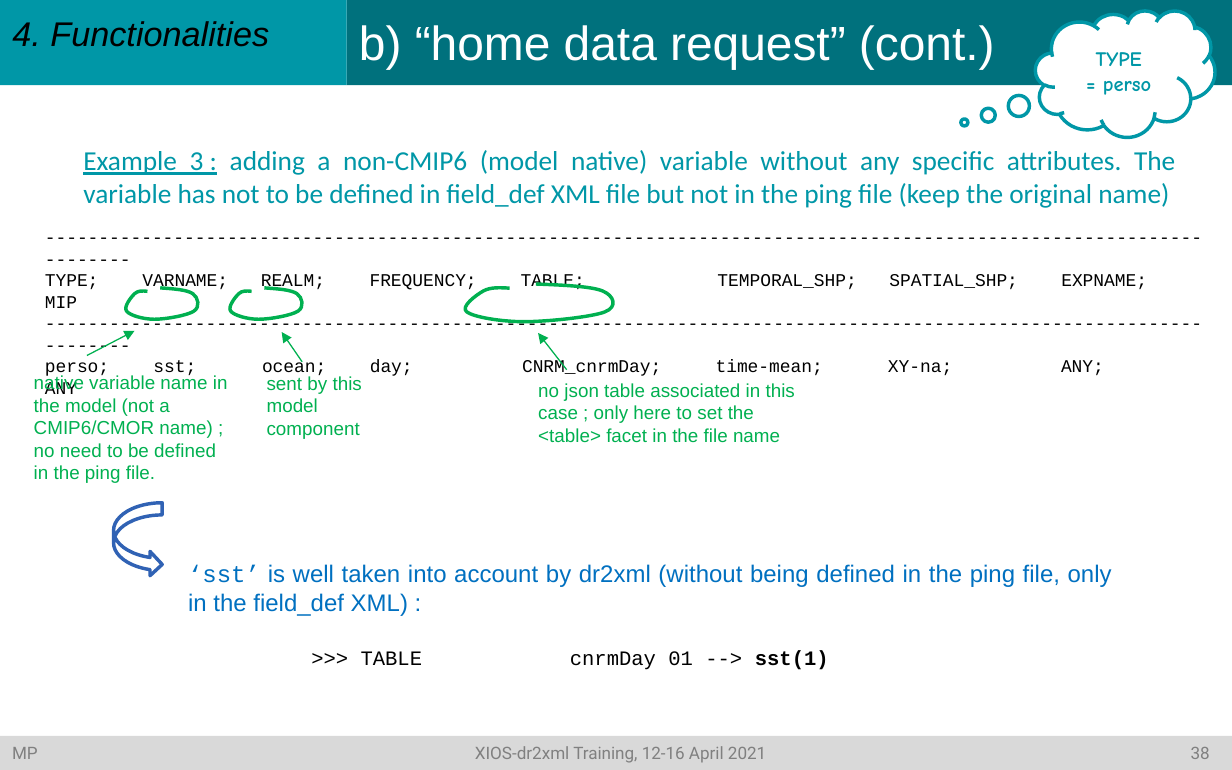
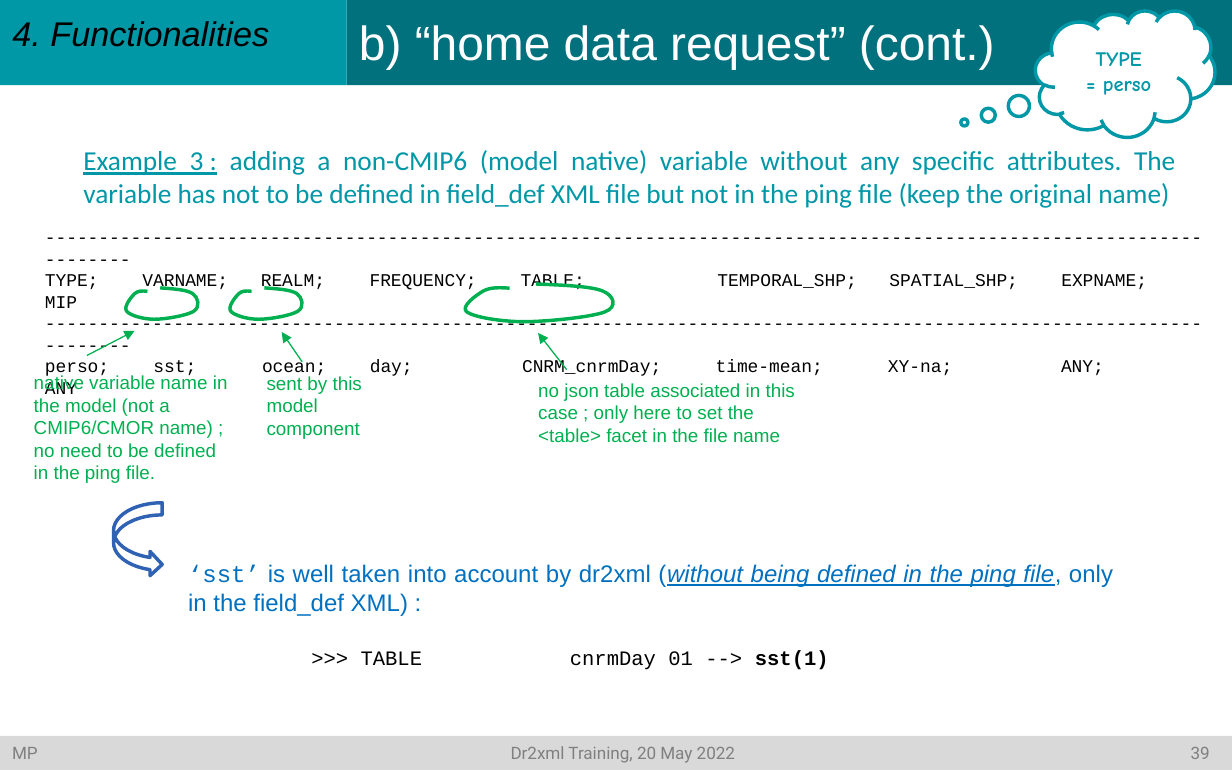
Before and after one commit to rigoudyg/dr2xml, a slide deck: slide 40 of slides/Formation_dr2xml.pptx (slide 39 before the commit). Drawn at 1232x770 pixels with LibreOffice and Linux fonts; fonts in the diff are those of the drawing. Boxes give left, top, right and bottom in pixels: in the first picture for what was removed or moved away, otherwise in the second. Text is boxed around its words. In the diff, an @@ line names an element or a change of style, - is before the commit and + after.

Commit message:
slides and docs for dr2xml training on 20.05.2022

```diff
--- a/slides/Formation_dr2xml.pptx
+++ b/slides/Formation_dr2xml.pptx
@@ text at [188, 564, 1113, 616]: italic on, underline on in "(without being defined in the ping file," @@
@@ text in rectangle at [12, 746, 1210, 763]: text changed @@
-MP XIOS-dr2xml Training, 12-16 April 2021 38
+MP Dr2xml Training, 20 May 2022 39
```
Also in this commit, not shown: 42 other slides changed, 3 slides added, 4 other files.
